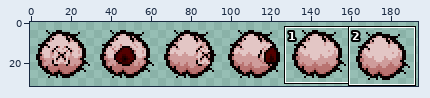
One commit to this sprite sheet: resources/gfx/familiars/familiar_lilTummy.png. Above: a wide view before the commit, with the close-up outlined.
Close-up. As it was:
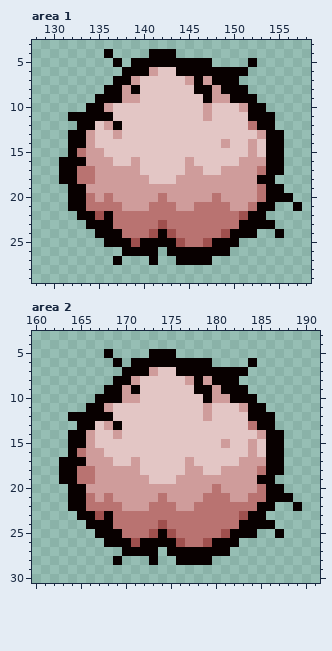
The file is 256x32 pixels. Colours within 5 levels of each other are drawn and written as one. Shown: area 1: x 128..158, y 3..29; area 2: x 160..191, y 3..30. The wide view leaves out empty margins. The commit also changed other parts of the picture, which this record leaves out.
And afterwards:
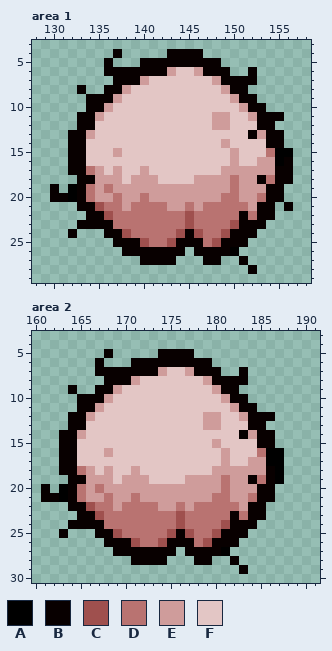
Palette (. is transparent): A #000000  B #080000  C #9f504e  D #b97371  E #cf9c9b  F #e3c6c5
Changes in this commit:
Changed rows in their new state; - is an unchanged pixel.
Area 1:
first column x 130:
 4 ------.B---..-BBB-----------
 5 ------B.-.--------B---.-----
 6 ------BB---BBEFFE---..B-----
 7 ---------BE----FFFE--BB-----
 8 ---B-----F------FFFE--------
 9 ----B--EFF-------FFFE-------
10 -----------------F----------
11 --.--EF----------FEE--E--B--
12 ------FF----------EE--F-----
13 -------F--------------B-----
14 ----F-----------------F-----
15 ---BFF-E------------E-F-DAA-
16 -.--FFF--F-----F----EFF-EAB-
17 -.-B--F-FFE----FF------EE-B-
18 -..BB---F--E--FF----D---DBB-
19 B-A-D-D-------------D--E----
20 BBA---ED--D-E-----EDD-----.-
21 --.-BC---DD--E-DE---DDE---B.
22 ---.-BC--------C-----BD-B---
23 ---B--------D--C----C---.---
24 --B--.--C--DDDCBC--------.--
25 ------.--BCDDCBBBDC--B------
26 ------------B--.----A-------
27 -------.--B-BB...-B--B------
28 ----------------------B-----
Area 2:
first column x 161:
 5 ------------.--BB------------
 6 ------B-.--------------.-----
 7 ------BBB---BE-FE---..-------
 8 -------B--------FF----B------
 9 ---B--B-EFF------FF---.------
10 ----BB-EFFF-------FF---.-----
11 ----B-EF----------F--EB-.----
12 -----EFF-----------E--E------
13 ---B-F-FF---------EE---B-.---
14 --B-EF--F-------------BEB-.--
15 --B-FF-------------EF--FB-.--
16 --B-FFFE------------E--FDAA--
17 ----FFFF--F-----F---E-F--AA--
18 -----EF-FF------FF-E----E-A--
19 --.-BE--F------F----D--BD-A--
20 B-A-D-D------------ED---B-.--
21 BBA-DE----D--E----E-----B-..-
22 -----C--EDDD-EED------EB-.--.
23 -------D-------C-----BD------
24 ---BB--D-----D-C----CB--..---
25 --B-----C---DD-BC--CB--.--.--
26 -----------DDC-BB------------
27 --------B----B-.----A--------
28 --------.-BB-B-..----B-------
29 ----------------------B------
Pixel boxes of the changes (left, top, right, bottom) in both close-ups:
changed: (50, 49, 302, 274)
changed: (41, 349, 302, 574)
